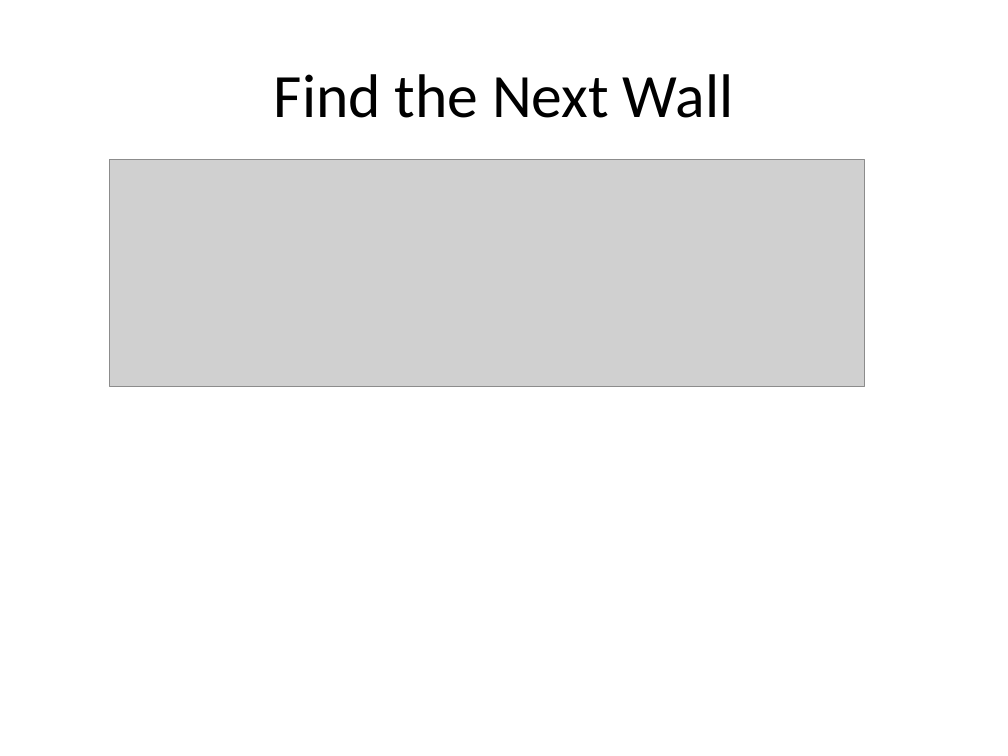
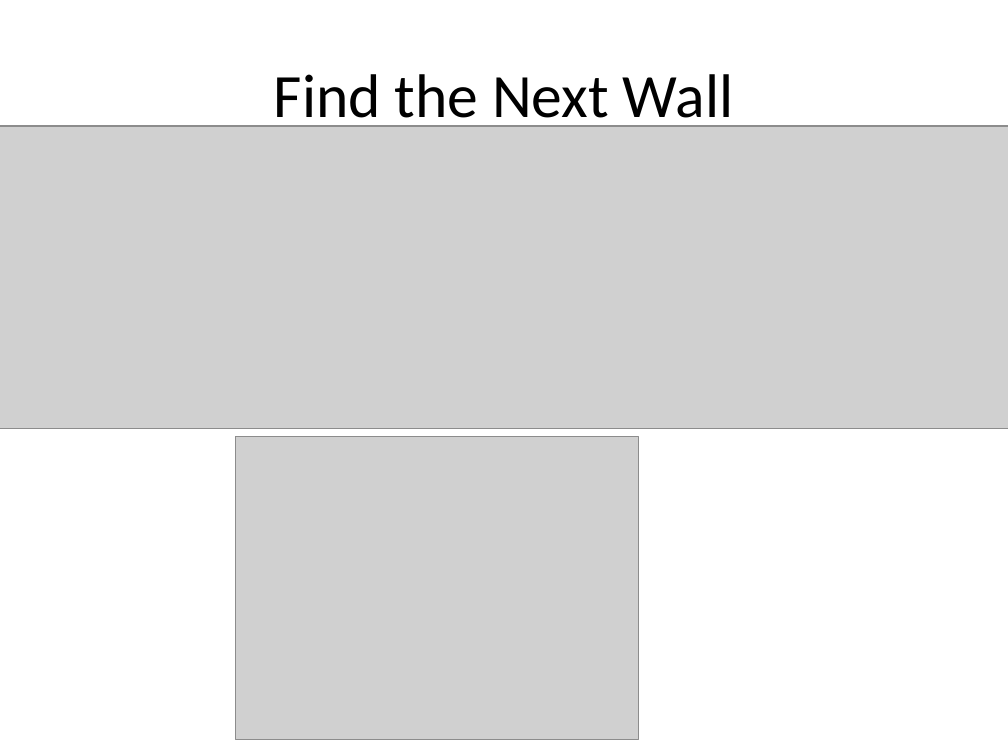
Before and after one commit to nforrester/6.141_labs, a slide deck: slide 9 of Other/Lab5/Lab 5.ppt. Drawn at 1008x756 pixels with LibreOffice and Linux fonts; fonts in the diff are those of the drawing; grey boxes stand for pictures. Boxes give left, top, right and bottom in pixels: in the first picture for what was removed or moved away, otherwise in the second. Text is boxed around its words. In the diff, an @@ line names an element or a change of style, - is before the commit and + after.

```diff
--- a/Other/Lab5/Lab 5.ppt
+++ b/Other/Lab5/Lab 5.ppt
@@ text "Find the Next Wall" rewrapped from (274, 74, 733, 118) to (274, 74, 733, 132) @@
@@ picture: place and size @@
-picture at (109, 159, 865, 386)
+picture at (0, 126, 1008, 428)
@@ picture added at (235, 436, 638, 739) @@
```
Also in this commit, not shown: 8 other slides changed, 4 slides added, 1 slide removed, 13 other files.
